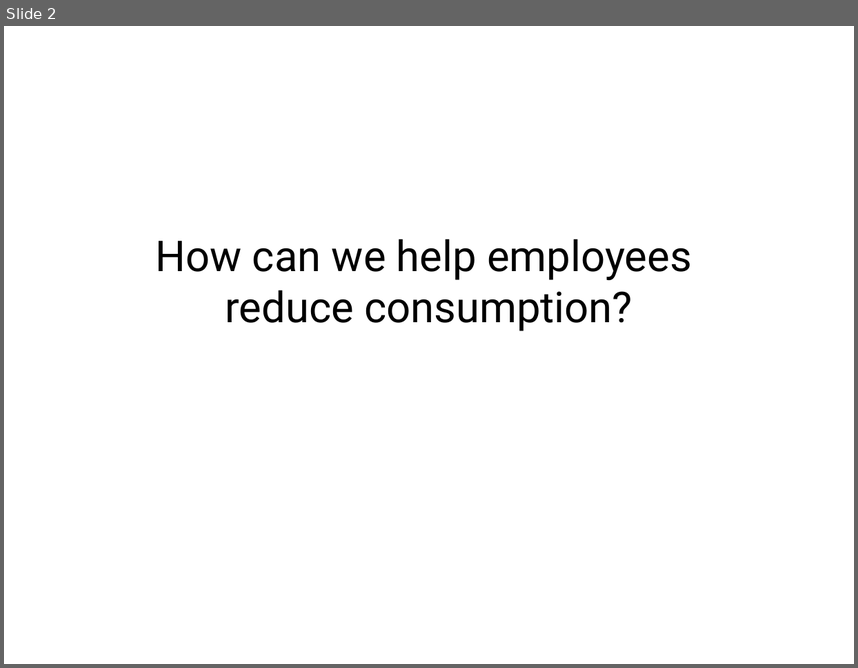
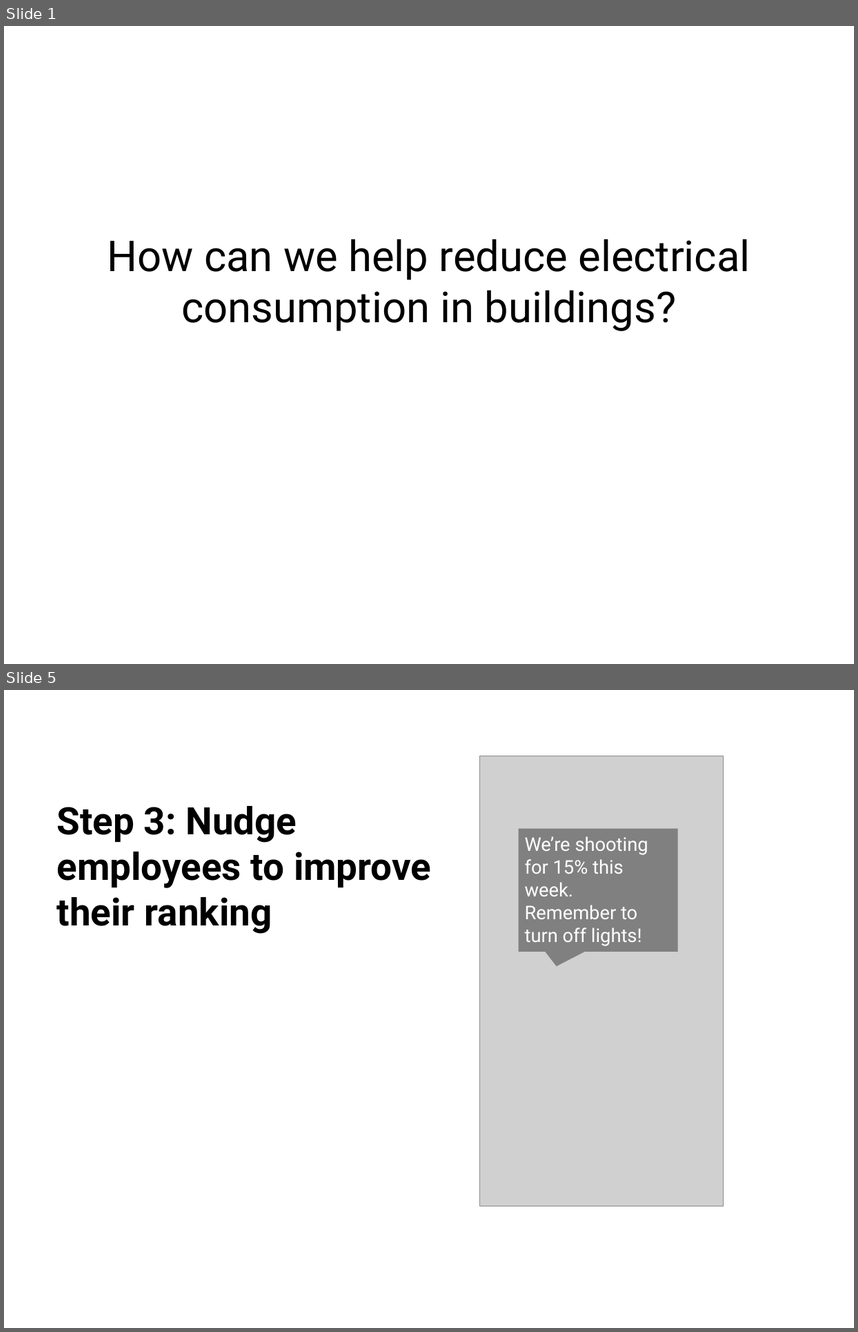
Before and after one commit to alan707/nudgesms, a slide deck: presentation_files/slideshare.pptx. Shown one above the other, each under a label of ours: slide 2 before the commit, slides 1 and 5 after it; the slides between them are not shown. The pictures are 858x668 and 858x1332 pixels, drawn with LibreOffice and Linux fonts; fonts in the diff are those of the drawing; grey boxes stand for pictures; background and template pictures are left out. Boxes give left, top, right and bottom in pixels: in the first picture for what was removed or moved away, otherwise in the second. Text is boxed around its words. In the diff, an @@ line names an element or a change of style, - is before the commit and + after.

```diff
--- a/presentation_files/slideshare.pptx
+++ b/presentation_files/slideshare.pptx
@@ slide 5 added at [4, 690, 854, 1328], background #FFFFFF @@
@@ picture added at [479, 756, 723, 1205] @@
@@ text added at [57, 806, 431, 934], 32 pt, text #000000, bold @@
+Step 3: Nudge employees to improve their ranking
@@ speech box added at [518, 829, 677, 952], fill #808080 @@
@@ text added at [525, 836, 648, 946], 16 pt, text #FFFFFF @@
+We’re shooting for 15% this week. Remember to turn off lights!
@@ what was slide 2 is now slide 1 @@
@@ slide 1 changed as well @@
@@ text at [107, 239, 750, 331]: text changed @@
-How can we help employees
-reduce consumption?
+How can we help reduce electrical consumption in buildings?
```
Also in this commit, not shown: 4 other slides added, 1 slide removed, 5 other files.
